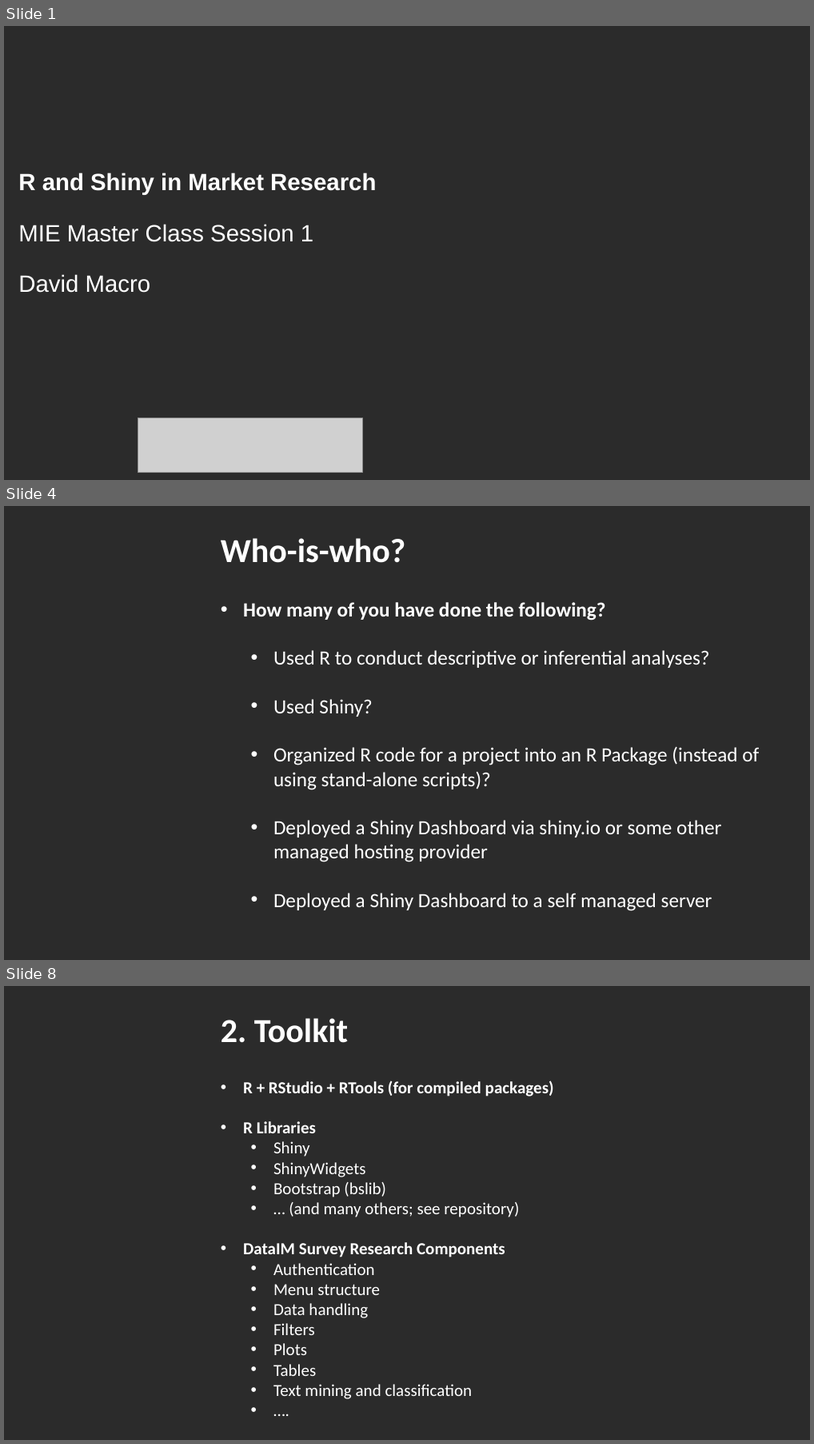
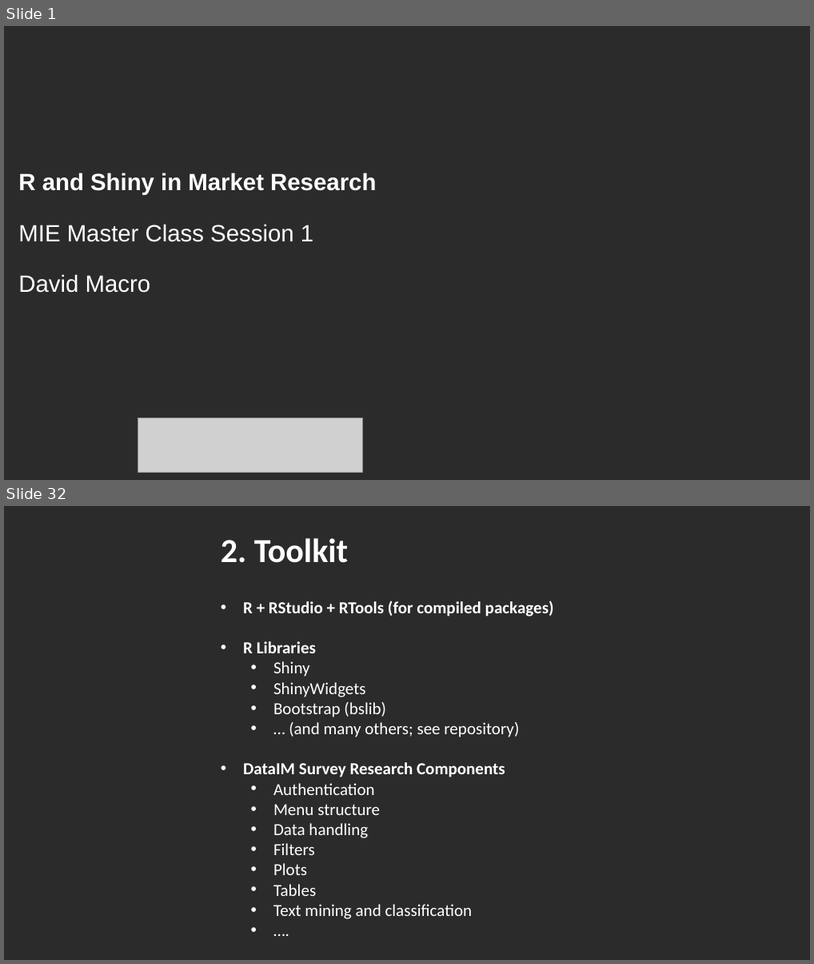
Before and after one commit to DataIMLabs/MIE2024, a slide deck: presentation/session1/MIE2024-DataIM-Masterclass-Session1.pptx. Shown one above the other, each under a label of ours: slides 1, 4 and 8 before the commit, slides 1 and 32 after it; the slides between them are not shown. The pictures are 814x1444 and 814x964 pixels, drawn with LibreOffice and Linux fonts; fonts in the diff are those of the drawing; grey boxes stand for pictures; background and template pictures are left out; a plain dark background stands for a picture behind light text. Boxes give left, top, right and bottom in pixels: in the first picture for what was removed or moved away, otherwise in the second. Text is boxed around its words. In the diff, an @@ line names an element or a change of style, - is before the commit and + after.

```diff
--- a/presentation/session1/MIE2024-DataIM-Masterclass-Session1.pptx
+++ b/presentation/session1/MIE2024-DataIM-Masterclass-Session1.pptx
@@ slide 4 removed at <box>4,506,810,960</box>, background picture (left out) @@
@@ text removed at <box>221,538,406,563</box> @@
-Who-is-who?
@@ text removed at <box>243,602,759,911</box> @@
-• How many of you have done the following?
-  • Used R to conduct descriptive or inferential analyses?
-  • Used Shiny?
-  • Organized R code for a project into an R Package (instead of using stand-alone scripts)?
-  • Deployed a Shiny Dashboard via shiny.io or some other managed hosting provider
-  • Deployed a Shiny Dashboard to a self managed server
@@ what was slide 8 is now slide 32 @@
```
Also in this commit, not shown: 9 slides changed, 21 slides added, 1 other slide removed, 6 other files.
